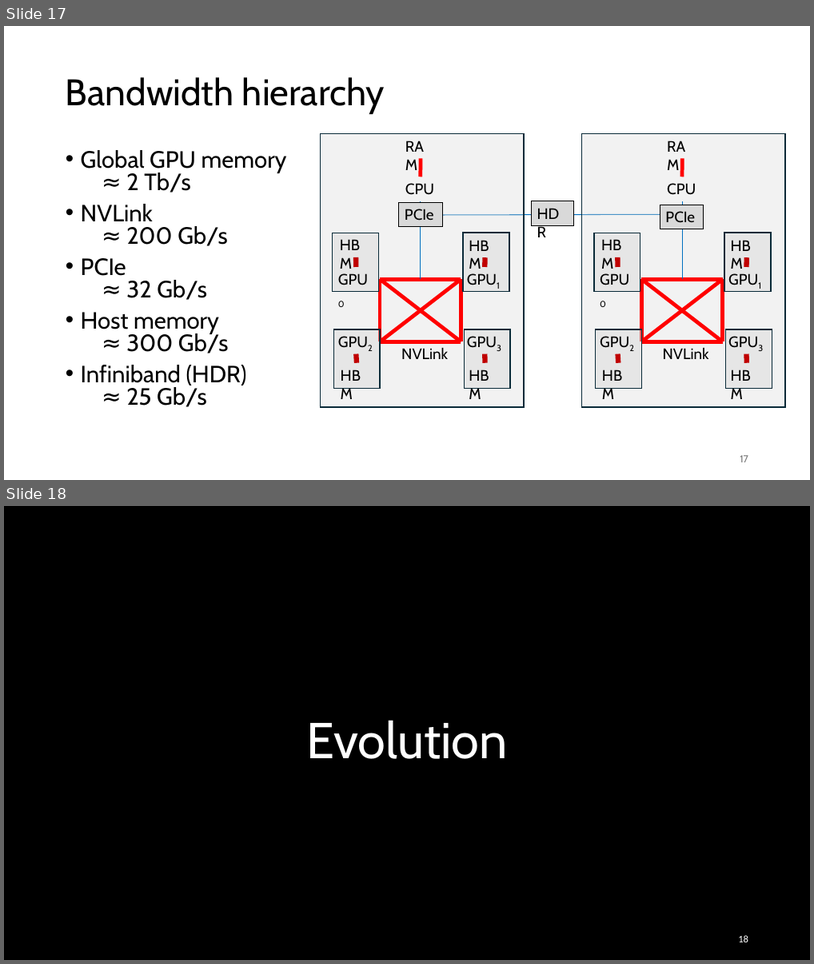
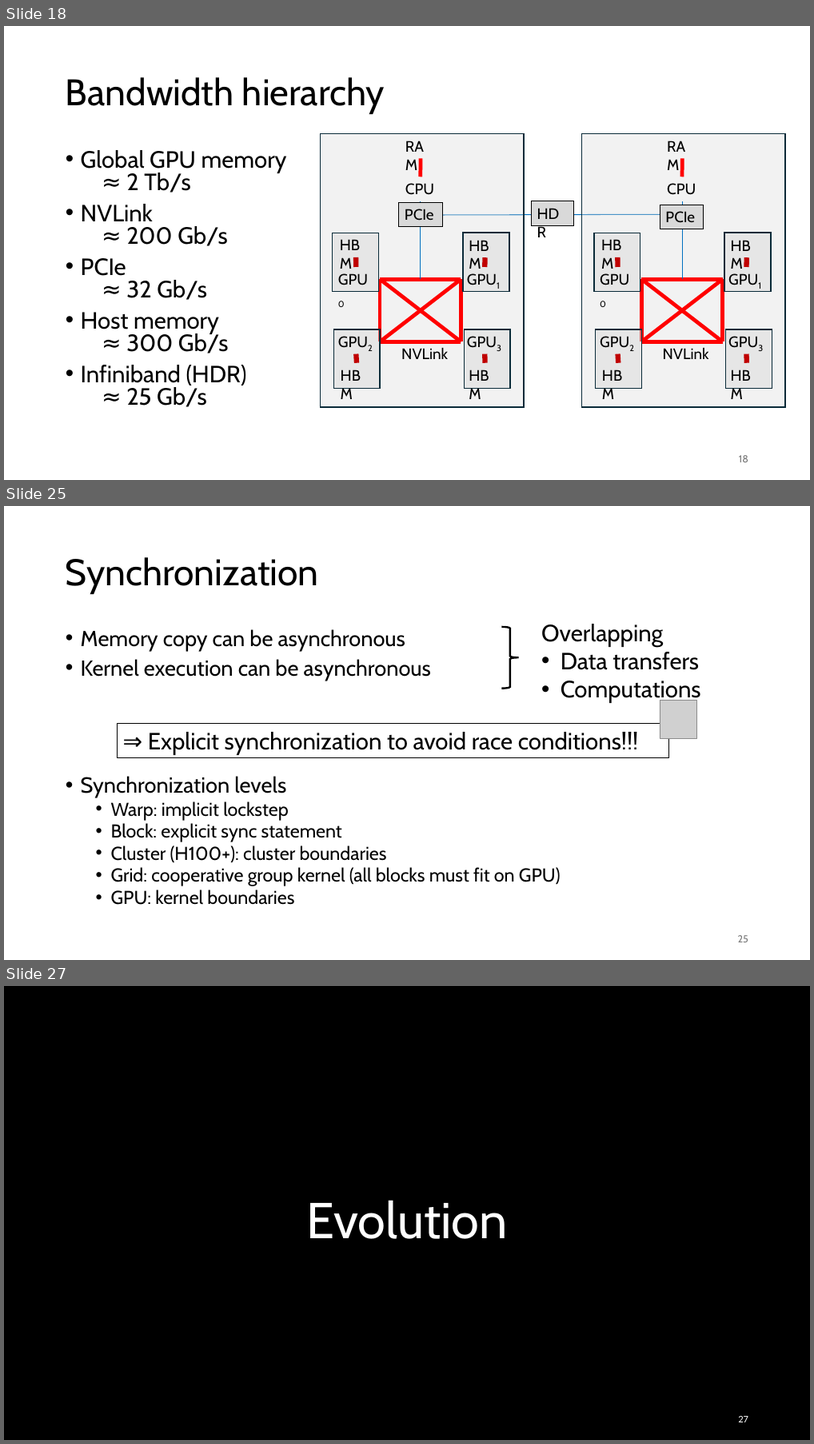
Before and after one commit to gjbex/Python-on-GPUs, a slide deck: python_on_gpus.pptx. Shown one above the other, each under a label of ours: slides 17 and 18 before the commit, slides 18, 25 and 27 after it; the slides between them are not shown. The pictures are 814x964 and 814x1444 pixels, drawn with LibreOffice and Linux fonts; fonts in the diff are those of the drawing; grey boxes stand for pictures; background and template pictures are left out. Boxes give left, top, right and bottom in pixels: in the first picture for what was removed or moved away, otherwise in the second. Text is boxed around its words. In the diff, an @@ line names an element or a change of style, - is before the commit and + after.

```diff
--- a/python_on_gpus.pptx
+++ b/python_on_gpus.pptx
@@ slide 25 added at (4, 506, 810, 960), background #FFFFFF @@
@@ title added at (66, 557, 319, 594), 44 pt, text #000000 @@
+Synchronization
@@ text added at (542, 624, 702, 703), 28 pt, text #000000 @@
+Overlapping
+• Data transfers
+• Computations
@@ text added at (81, 629, 561, 904), 22.2 pt, text #000000 @@
+• Memory copy can be asynchronous
+• Kernel execution can be asynchronous
+• Synchronization levels
+  • Warp: implicit lockstep
+  • Block: explicit sync statement
+  • Cluster (H100+): cluster boundaries
+  • Grid: cooperative group kernel (all blocks must fit on GPU)
+  • GPU: kernel boundaries
@@ right brace added at (502, 627, 519, 688), outline #000000 2.25 pt @@
@@ picture added at (660, 700, 698, 738) @@
@@ rectangle added at (117, 723, 670, 758), outline #000000 0.75 pt, 28 pt, text #000000 @@
+⇒ Explicit synchronization to avoid race conditions!!!
@@ page number added at (738, 935, 749, 942), 12 pt, text #797979 @@
+25
@@ what was slide 17 is now slide 18 @@
@@ page number at (739, 455, 749, 462): text changed @@
-17
+18
@@ what was slide 18 is now slide 27 @@
@@ page number at (738, 1416, 749, 1422): text changed @@
-18
+27
```
Also in this commit, not shown: 5 slides changed, 8 other slides added.
